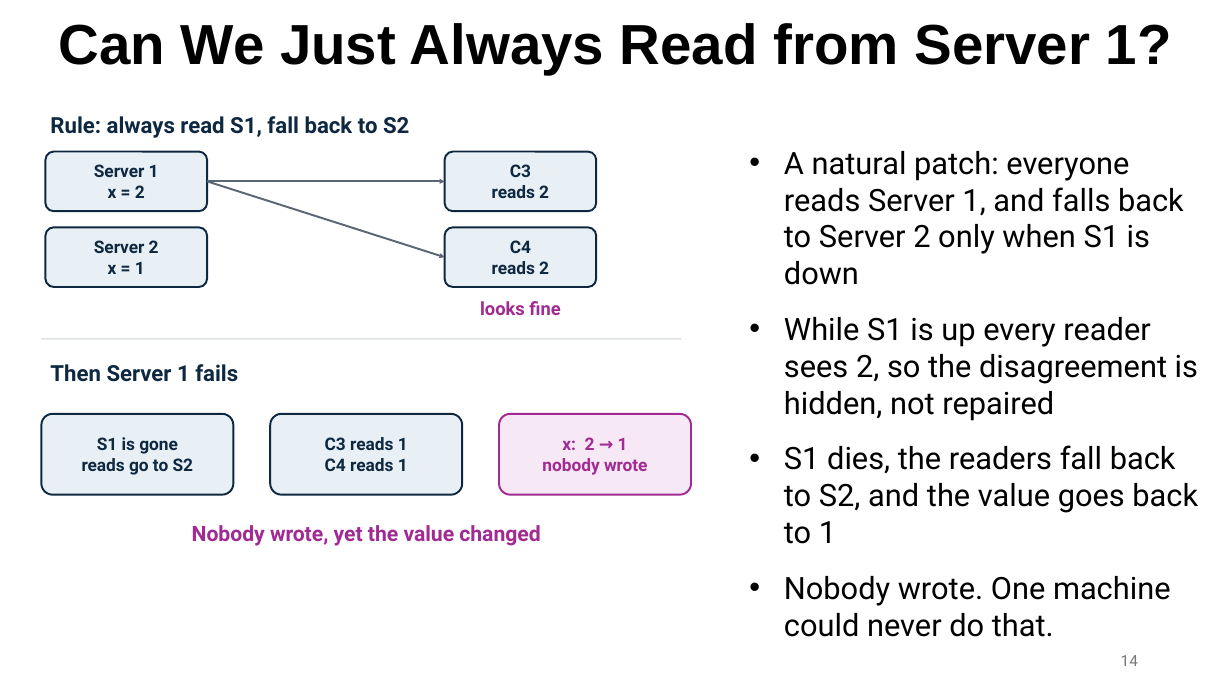
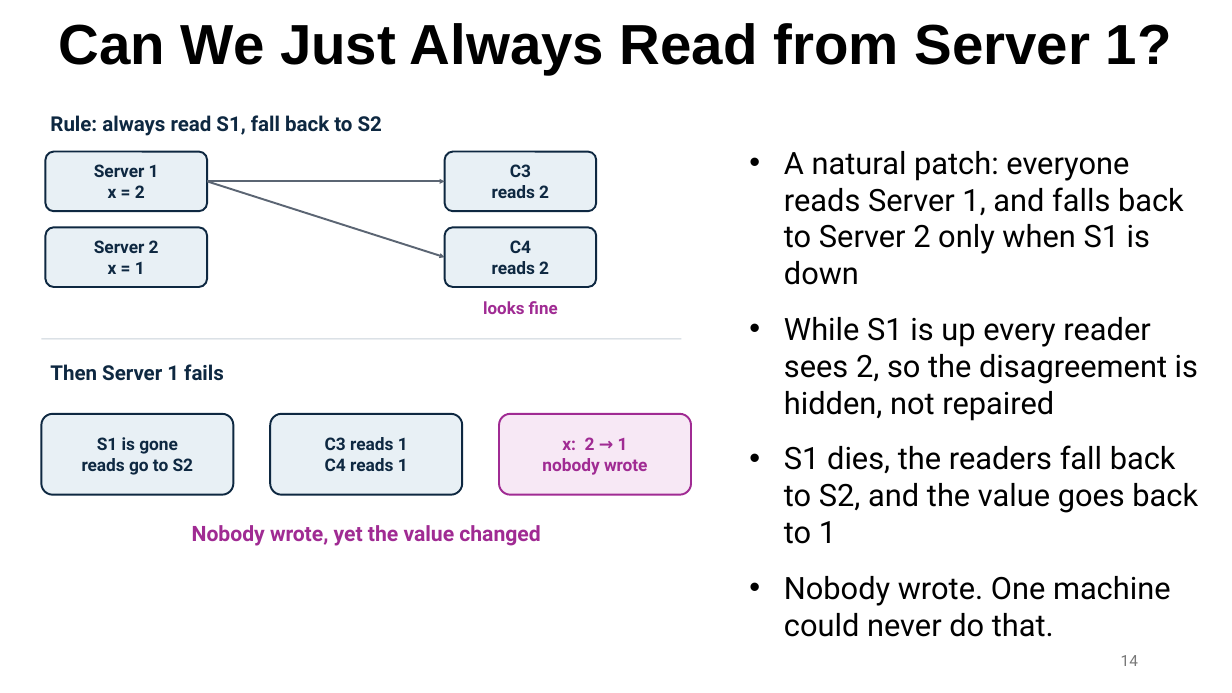
Before and after one commit to ec528/ec528.github.io, a slide deck: slide 14 of slides/fall26/4-gfs.pptx. Drawn at 1232x693 pixels with LibreOffice and Linux fonts; fonts in the diff are those of the drawing. Boxes give left, top, right and bottom in pixels: in the first picture for what was removed or moved away, otherwise in the second. Text is boxed around its words. In the diff, an @@ line names an element or a change of style, - is before the commit and + after.

```diff
--- a/slides/fall26/4-gfs.pptx
+++ b/slides/fall26/4-gfs.pptx
@@ text "Rule: always read S1, fall ..." at bbox=[50, 115, 382, 136]: size 17.2 to 16 pt @@
@@ text "looks fine" at bbox=[483, 301, 558, 314]: size 14.2 to 13.2 pt @@
@@ text "Then Server 1 fails" at bbox=[50, 364, 224, 381]: size 17.2 to 16 pt @@
```
Also in this commit, not shown: 6 other slides changed.
